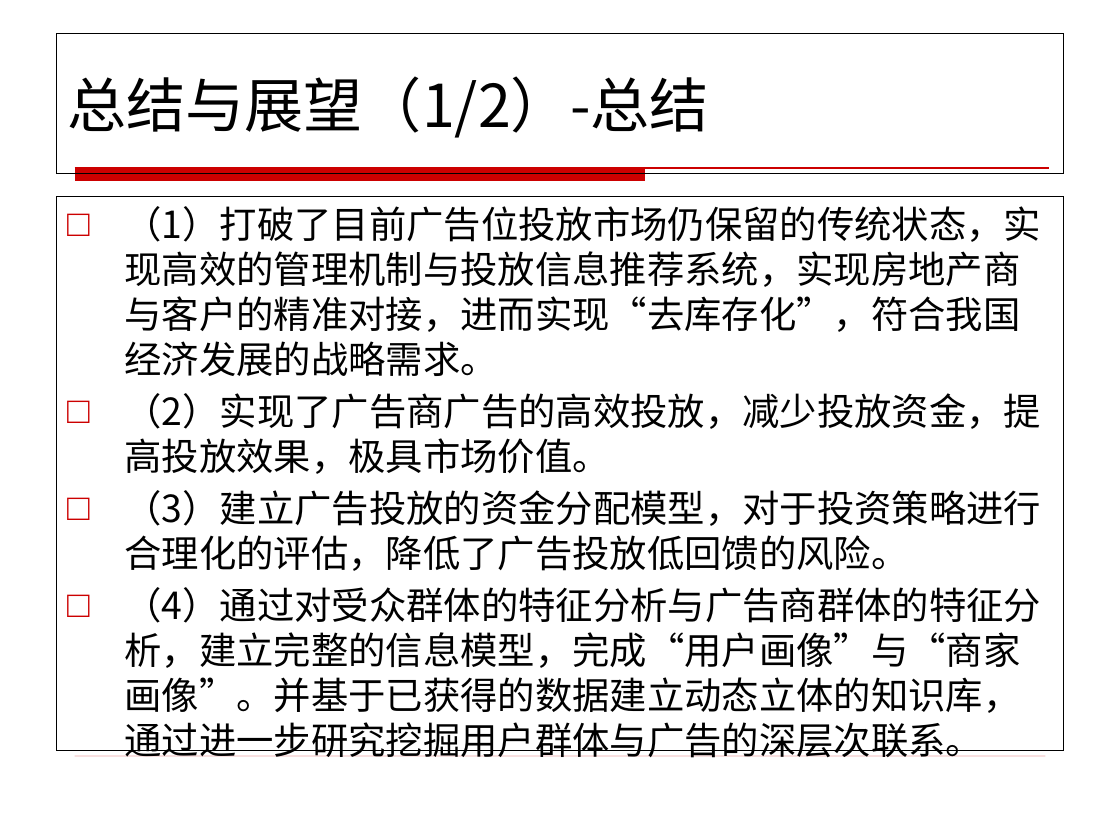
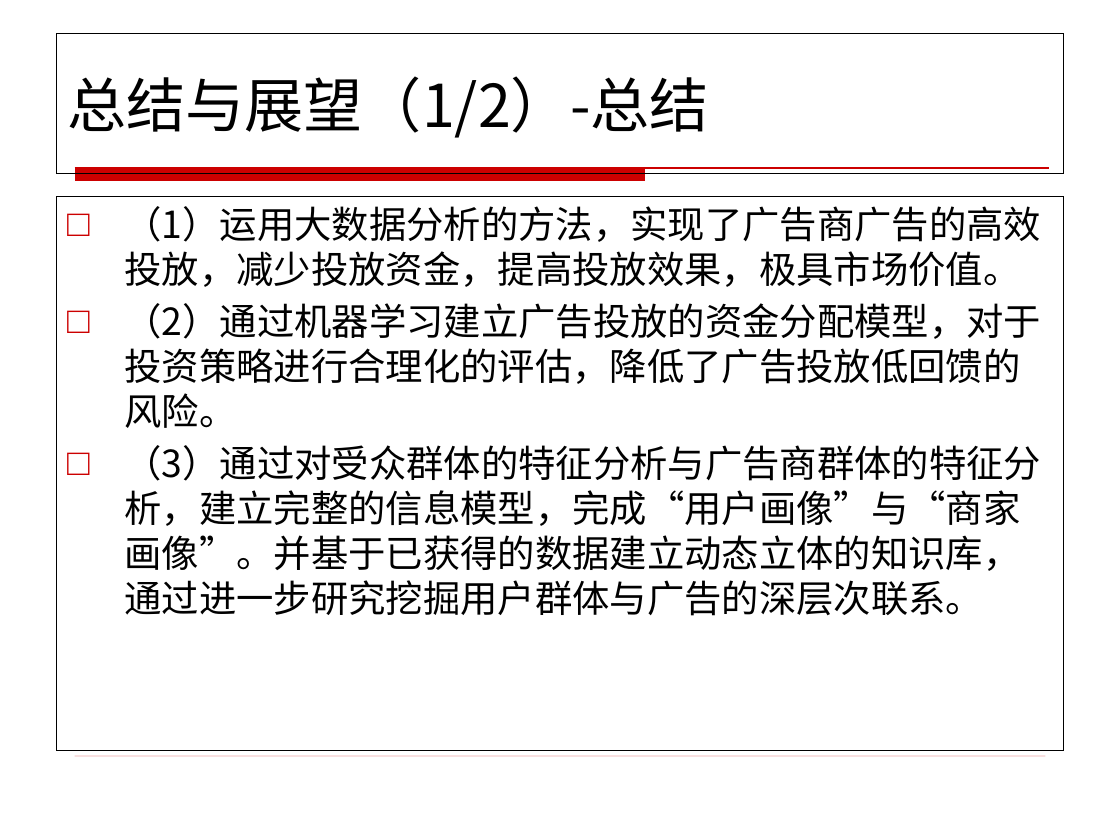
Before and after one commit to henryzhao/graduate, a slide deck: slide 21 of wy/王焰硕士论文答辩.pptx (slide 15 before the commit). Drawn at 1120x840 pixels with LibreOffice and Linux fonts; fonts in the diff are those of the drawing; background and template pictures are left out. Boxes give left, top, right and bottom in pixels: in the first picture for what was removed or moved away, otherwise in the second. Text is boxed around its words. In the diff, an @@ line names an element or a change of style, - is before the commit and + after.

```diff
--- a/wy/王焰硕士论文答辩.pptx
+++ b/wy/王焰硕士论文答辩.pptx
@@ text at bbox=[125, 206, 1042, 616]: text changed @@
-□ （1）打破了目前广告位投放市场仍保留的传统状态，实现高效的管理机制与投放信息推荐系统，实现房地产商与客户的精准对接，进而实现“去库存化”，符合我国经济发展的战略需求。
-□ （2）实现了广告商广告的高效投放，减少投放资金，提高投放效果，极具市场价值。
-□ （3）建立广告投放的资金分配模型，对于投资策略进行合理化的评估，降低了广告投放低回馈的风险。
-□ （4）通过对受众群体的特征分析与广告商群体的特征分析，建立完整的信息模型，完成“用户画像”与“商家画像”。并基于已获得的数据建立动态立体的知识库，通过进一步研究挖掘用户群体与广告的深层次联系。
+□ （1）运用大数据分析的方法，实现了广告商广告的高效投放，减少投放资金，提高投放效果，极具市场价值。
+□ （2）通过机器学习建立广告投放的资金分配模型，对于投资策略进行合理化的评估，降低了广告投放低回馈的风险。
+□ （3）通过对受众群体的特征分析与广告商群体的特征分析，建立完整的信息模型，完成“用户画像”与“商家画像”。并基于已获得的数据建立动态立体的知识库，通过进一步研究挖掘用户群体与广告的深层次联系。
```
Also in this commit, not shown: 2 other slides changed, 6 slides added, 5 other files.
